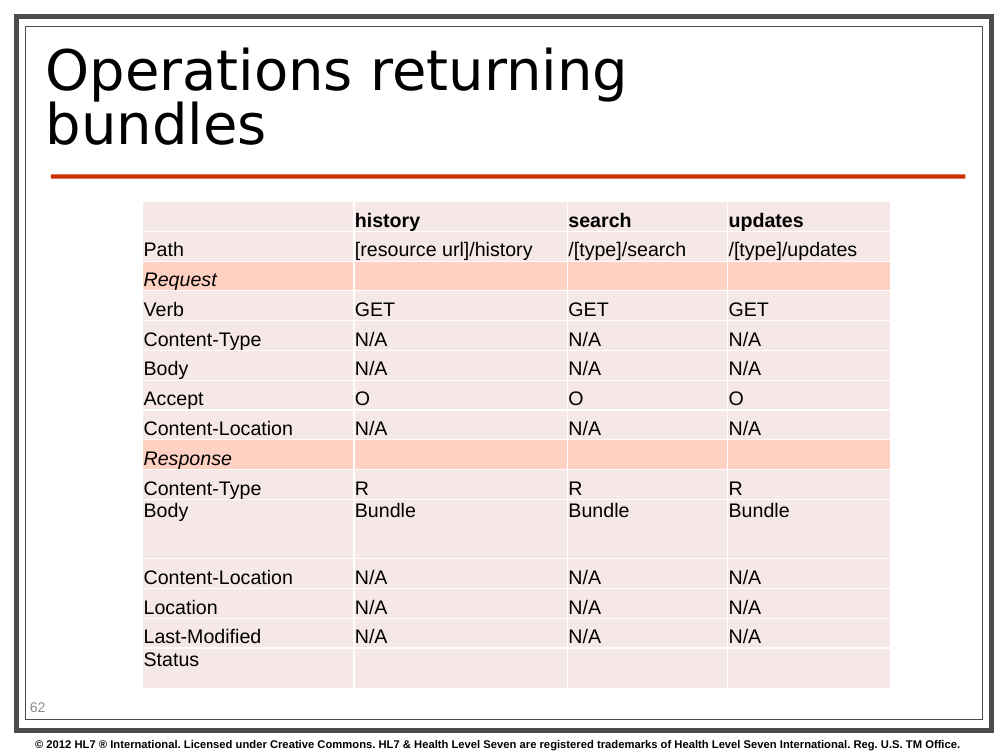
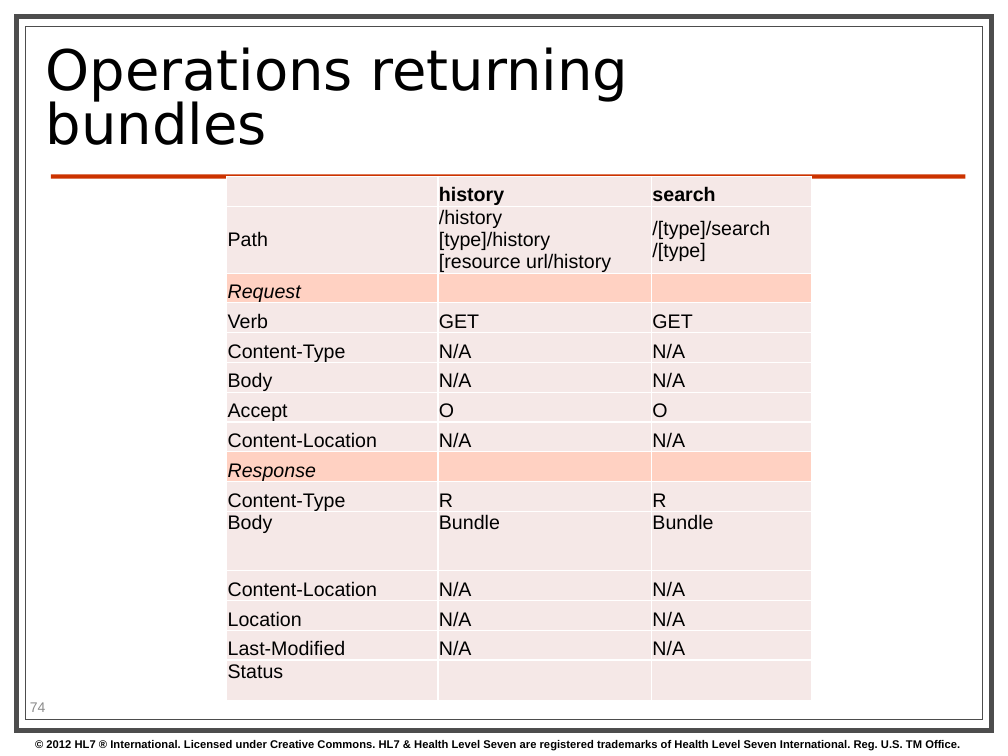
Before and after one commit to vista-novo/fhir, a slide deck: slide 74 of presentations/2013-05 Tutorials/201305 - Atlanta - FhirForDevelopersWGMTutorial.pptx (slide 62 before the commit). Drawn at 1008x756 pixels with LibreOffice and Linux fonts; fonts in the diff are those of the drawing; background and template pictures are left out. Boxes give left, top, right and bottom in pixels: in the first picture for what was removed or moved away, otherwise in the second. Text is boxed around its words. In the diff, an @@ line names an element or a change of style, - is before the commit and + after.

```diff
--- a/presentations/2013-05 Tutorials/201305 - Atlanta - FhirForDevelopersWGMTutorial.pptx
+++ b/presentations/2013-05 Tutorials/201305 - Atlanta - FhirForDevelopersWGMTutorial.pptx
@@ table at (227, 176, 812, 706) @@
-column 2: history | [resource url]/history |  | GET | N/A | N/A | O | N/A |  | R | Bundle | N/A | N/A | N/A | 
-column 3: search | /[type]/search |  | GET | N/A | N/A | O | N/A |  | R | Bundle | N/A | N/A | N/A | 
-column 4: updates | /[type]/updates |  | GET | N/A | N/A | O | N/A |  | R | Bundle | N/A | N/A | N/A | 
+column 2: history | /history / [type]/history / [resource url/history |  | GET | N/A | N/A | O | N/A |  | R | Bundle | N/A | N/A | N/A | 
+column 3: search | /[type]/search / /[type] |  | GET | N/A | N/A | O | N/A |  | R | Bundle | N/A | N/A | N/A | 
@@ table: place and size @@
-table at (143, 202, 891, 688)
+table at (227, 176, 812, 706)
@@ page number at (30, 702, 46, 712): text changed @@
-62
+74
```
Also in this commit, not shown: 35 other slides changed, 10 slides added, 14 slides removed.
